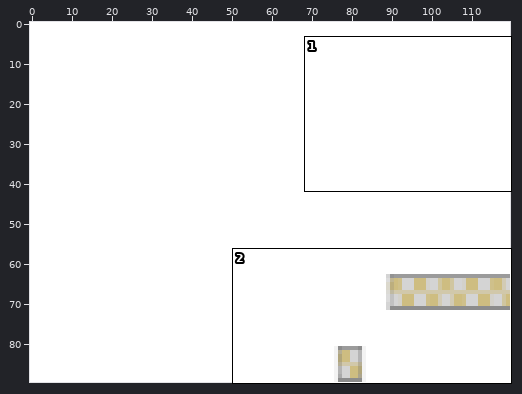
Sprite sheet: scenes/9.png. Above: a wide view before the commit, with the close-up outlined.
Close-up. First the earlier version:
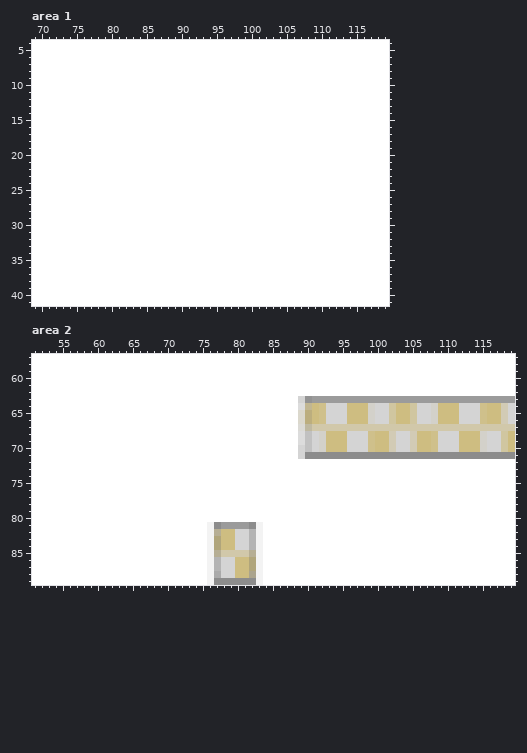
The file is 120x90 pixels. Colours within 5 levels of each other are drawn and written as one. Shown: area 1: x 69..119, y 4..41; area 2: x 51..119, y 57..89.
The result:
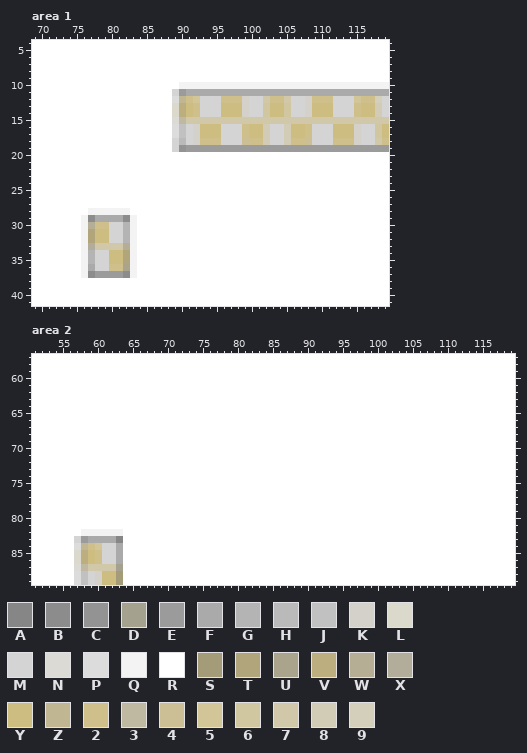
Palette (. is transparent): A #868686  B #8c8c8c  C #939393  D #a5a18f  E #9b9b9b  F #aaaaaa  G #b4b4b4  H #bababa  J #c1c1c1  K #d3d1ca  L #dbd8cc  M #d4d4d4  N #dbdad5  P #dcdcdc  Q #f3f3f3  R #ffffff  S #a49b79  T #b0a57b  U #aba48d  V #bcae7e  W #b6ae94  X #b2ad9a  Y #cebd81  Z #c1b692  2 #cfc08b  3 #bfb9a1  4 #ccbf95  5 #d2c598  6 #d0c6a0  7 #d1c8aa  8 #d2cbb5  9 #d4cfbb
Diff:
--- area 1
@@ x 87..119 @@
  9 RRRRRRRRRRRRRRRRRRRRRRRRRRRRRRRRR
-10 RRRRRRRRRRRRRRRRRRRRRRRRRRRRRRRRR
-11 RRRRRRRRRRRRRRRRRRRRRRRRRRRRRRRRR
-12 RRRRRRRRRRRRRRRRRRRRRRRRRRRRRRRRR
-13 RRRRRRRRRRRRRRRRRRRRRRRRRRRRRRRRR
-14 RRRRRRRRRRRRRRRRRRRRRRRRRRRRRRRRR
-15 RRRRRRRRRRRRRRRRRRRRRRRRRRRRRRRRR
-16 RRRRRRRRRRRRRRRRRRRRRRRRRRRRRRRRR
-17 RRRRRRRRRRRRRRRRRRRRRRRRRRRRRRRRR
-18 RRRRRRRRRRRRRRRRRRRRRRRRRRRRRRRRR
-19 RRRRRRRRRRRRRRRRRRRRRRRRRRRRRRRRR
+10 RRRQQQQQQQQQQQQQQQQQQQQQQQQQQQQQQ
+11 RRMEFFFFFFFFFFFFFFFFFFFFFFFFFFFFF
+12 RRPZ25MMM222KMM7227MMK222MMM5229M
+13 RRLVY2MMMYYYKMM6YY6MMKYYYMMM2YY8M
+14 RRLVY2MMMYYYKMM6YY6MMKYYYMMM2YY8M
+15 RRN377777777777777777777777777777
+16 RRPJMKYYYMMM2YY8MM8YY2MMMYYYKMM6Y
+17 RRPJMKYYYMMM2YY8MM8YY2MMMYYYKMM6Y
+18 RRMHMK222MMM4228MM8224MMM222KMM72
+19 RRMCEEEEEEEEEEEEEEEEEEEEEEEEEEEEE
 20 RRRRRRRRRRRRRRRRRRRRRRRRRRRRRRRRR
@@ x 74..85 @@
 27 RRRRRRRRRRRR
-28 RRRRRRRRRRRR
-29 RRRRRRRRRRRR
-30 RRRRRRRRRRRR
-31 RRRRRRRRRRRR
-32 RRRRRRRRRRRR
-33 RRRRRRRRRRRR
-34 RRRRRRRRRRRR
-35 RRRRRRRRRRRR
-36 RRRRRRRRRRRR
-37 RRRRRRRRRRRR
+28 RRRQQQQQQRRR
+29 RRQBFFFFBQRR
+30 RRQW22MMGQRR
+31 RRQTYYMMGQRR
+32 RRQTYYMMGQRR
+33 RRQX7777WQRR
+34 RRQGMMYYTQRR
+35 RRQGMMYYTQRR
+36 RRQFMM22UQRR
+37 RRQBEEEEBQRR
 38 RRRRRRRRRRRR
--- area 2
@@ x 87..119 @@
 62 RRRRRRRRRRRRRRRRRRRRRRRRRRRRRRRRR
-63 RRMCEEEEEEEEEEEEEEEEEEEEEEEEEEEEE
-64 RRPZY2MMMYYYKMM6YY6MMKYYYMMM2YY8M
-65 RRLVY2MMMYYYKMM6YY6MMKYYYMMM2YY8M
-66 RRLVY2MMMYYYKMM6YY6MMKYYYMMM2YY8M
-67 RRN377777777777777777777777777777
-68 RRPJMKYYYMMM2YY8MM8YY2MMMYYYKMM6Y
-69 RRPJMKYYYMMM2YY8MM8YY2MMMYYYKMM6Y
-70 RRMJMKYYYMMM2YY8MM8YY2MMMYYYKMM6Y
-71 RRMBBBBBBBBBBBBBBBBBBBBBBBBBBBBBB
+63 RRRRRRRRRRRRRRRRRRRRRRRRRRRRRRRRR
+64 RRRRRRRRRRRRRRRRRRRRRRRRRRRRRRRRR
+65 RRRRRRRRRRRRRRRRRRRRRRRRRRRRRRRRR
+66 RRRRRRRRRRRRRRRRRRRRRRRRRRRRRRRRR
+67 RRRRRRRRRRRRRRRRRRRRRRRRRRRRRRRRR
+68 RRRRRRRRRRRRRRRRRRRRRRRRRRRRRRRRR
+69 RRRRRRRRRRRRRRRRRRRRRRRRRRRRRRRRR
+70 RRRRRRRRRRRRRRRRRRRRRRRRRRRRRRRRR
+71 RRRRRRRRRRRRRRRRRRRRRRRRRRRRRRRRR
 72 RRRRRRRRRRRRRRRRRRRRRRRRRRRRRRRRR
@@ x 55..85 @@
 80 RRRRRRRRRRRRRRRRRRRRRRRRRRRRRRR
-81 RRRRRRRRRRRRRRRRRRRRRQBEEEEBQRR
-82 RRRRRRRRRRRRRRRRRRRRRQWYYMMGQRR
-83 RRRRRRRRRRRRRRRRRRRRRQTYYMMGQRR
-84 RRRRRRRRRRRRRRRRRRRRRQTYYMMGQRR
-85 RRRRRRRRRRRRRRRRRRRRRQW7777WQRR
-86 RRRRRRRRRRRRRRRRRRRRRQGMMYYTQRR
-87 RRRRRRRRRRRRRRRRRRRRRQGMMYYTQRR
-88 RRRRRRRRRRRRRRRRRRRRRQFMMYYUQRR
-89 RRRRRRRRRRRRRRRRRRRRRQBBBBBBQRR
+81 RRRRRRRRRRRRRRRRRRRRRRRRRRRRRRR
+82 RRRQQQQQQRRRRRRRRRRRRRRRRRRRRRR
+83 RRMEFFFFARRRRRRRRRRRRRRRRRRRRRR
+84 RRPZ25MMFRRRRRRRRRRRRRRRRRRRRRR
+85 RRLVY2MMFRRRRRRRRRRRRRRRRRRRRRR
+86 RRLVY2MMFRRRRRRRRRRRRRRRRRRRRRR
+87 RRN37777DRRRRRRRRRRRRRRRRRRRRRR
+88 RRPJMKYYSRRRRRRRRRRRRRRRRRRRRRR
+89 RRPJMKYYSRRRRRRRRRRRRRRRRRRRRRR
Where, in picture pixels (left, top, right, bottom), the same in both close-ups:
changed: (172, 82, 389, 152)
changed: (81, 208, 137, 278)
changed: (298, 396, 515, 459)
changed: (207, 522, 263, 585)
changed: (74, 529, 123, 585)
